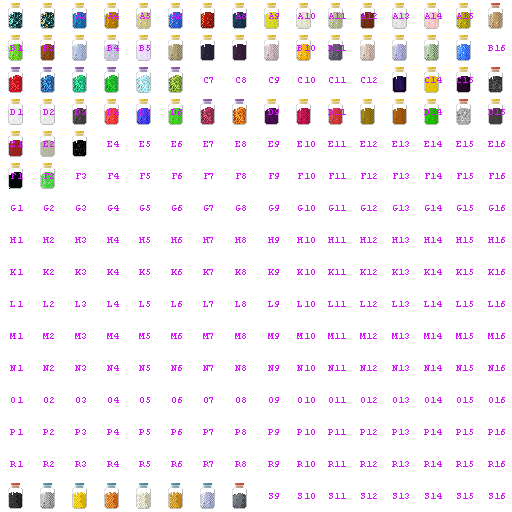
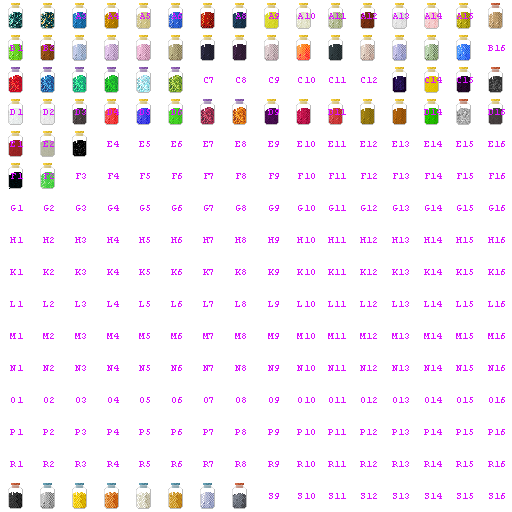
Comparing the layer stacks of the two 512px x 512px images. Changes:
added layer "Layer 13" above "Layer 5" over box(297, 44, 310, 60)
added layer "Layer 11" above "Layer 10" over box(105, 44, 343, 60)
added layer "Layer 12" above "num" over box(297, 44, 310, 60)
painted on "num" over box(107, 45, 346, 51)
